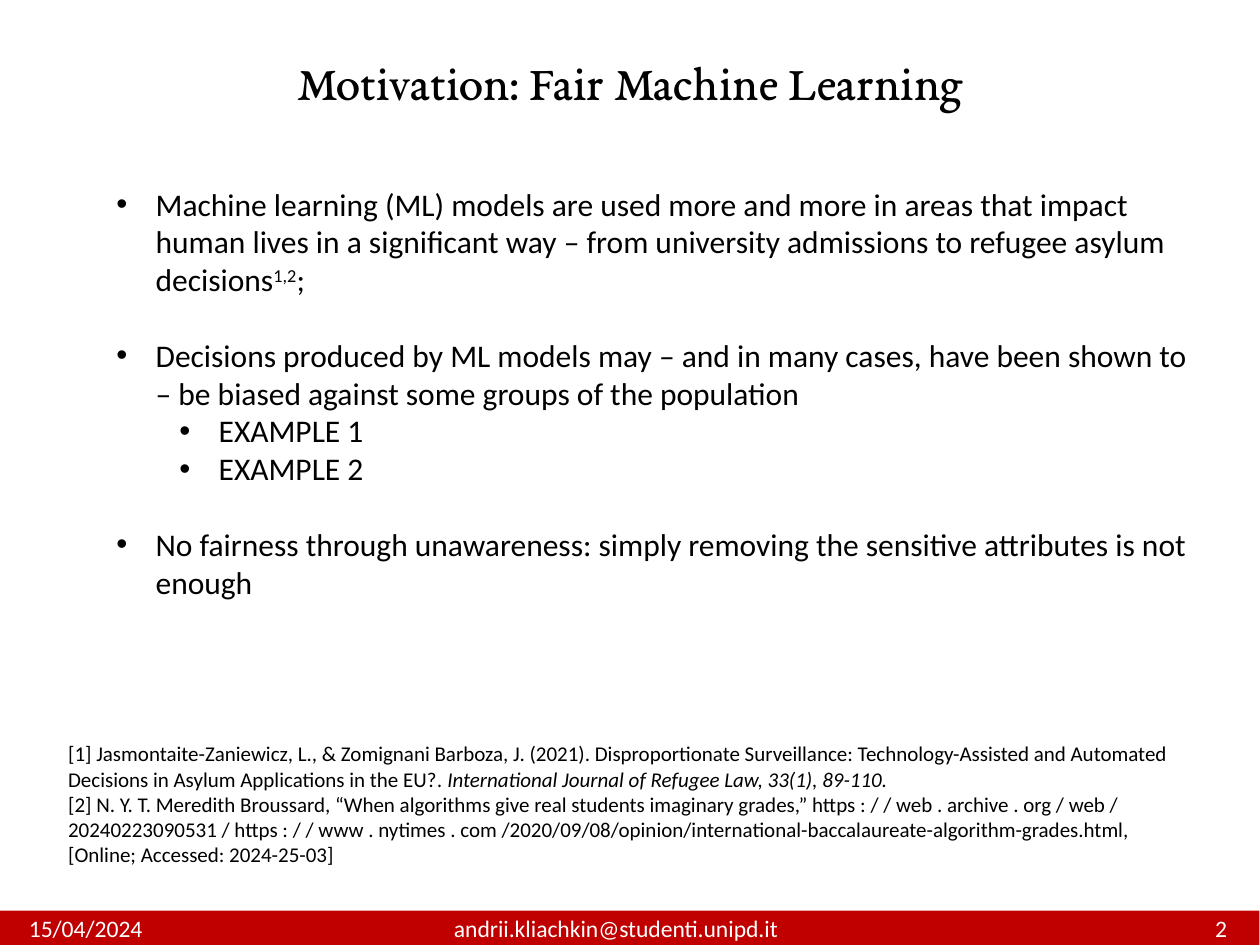
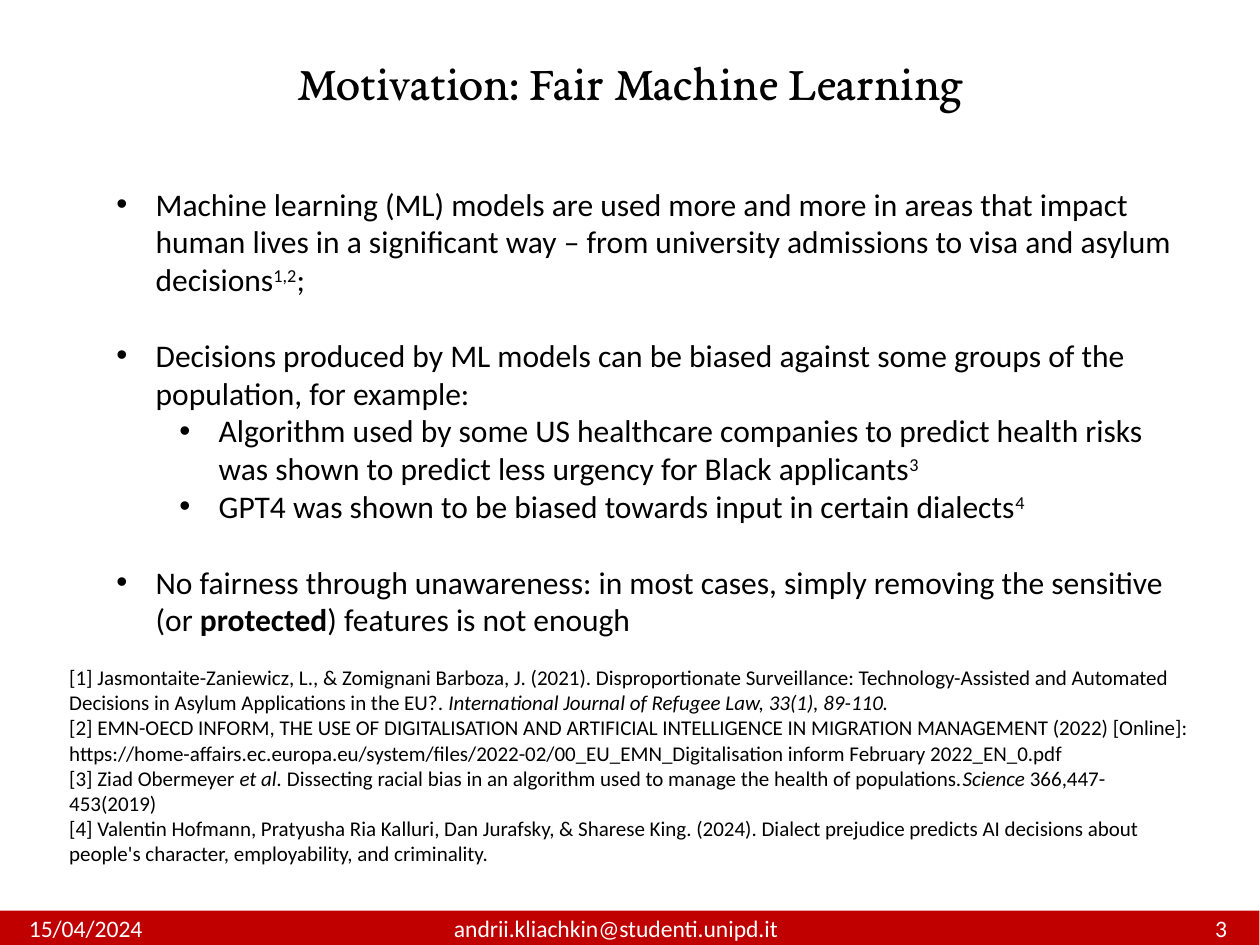
Before and after one commit to andrewklayk/unipd_thesis, a slide deck: slide 4 of AndriiKliachkin.pptx. Drawn at 1260x945 pixels with LibreOffice and Linux fonts; fonts in the diff are those of the drawing. Boxes give left, top, right and bottom in pixels: in the first picture for what was removed or moved away, otherwise in the second. Text is boxed around its words. In the diff, an @@ line names an element or a change of style, - is before the commit and + after.

```diff
--- a/AndriiKliachkin.pptx
+++ b/AndriiKliachkin.pptx
@@ text at (156,193,1171,637): text changed @@
-• Machine learning (ML) models are used more and more in areas that impact human lives in a significant way – from university admissions to refugee asylum decisions1,2;
-• Decisions produced by ML models may – and in many cases, have been shown to – be biased against some groups of the population
-  • EXAMPLE 1
-  • EXAMPLE 2
-• No fairness through unawareness: simply removing the sensitive attributes is not enough
+• Machine learning (ML) models are used more and more in areas that impact human lives in a significant way – from university admissions to visa and asylum decisions1,2;
+• Decisions produced by ML models can be biased against some groups of the population, for example:
+  • Algorithm used by some US healthcare companies to predict health risks was shown to predict less urgency for Black applicants3
+  • GPT4 was shown to be biased towards input in certain dialects4
+• No fairness through unawareness: in most cases, simply removing the sensitive (or protected) features is not enough
@@ text "[1] Jasmontaite-Zaniewicz, L., & Zomignani ...": place and size @@
-text "[1] Jasmontaite-Zaniewicz, L., & Zomignani ..." at (68,746,1167,865)
+text "[1] Jasmontaite-Zaniewicz, L., & Zomignani ..." at (69,670,1187,865)
@@ text at (69,720,1187,865): text changed @@
-[2] N. Y. T. Meredith Broussard, “When algorithms give real students imaginary grades,” https : / / web . archive . org / web / 20240223090531 / https : / / www . nytimes . com /2020/09/08/opinion/international-baccalaureate-algorithm-grades.html, [Online; Accessed: 2024-25-03]
+[2] EMN-OECD INFORM, THE USE OF DIGITALISATION AND ARTIFICIAL INTELLIGENCE IN MIGRATION MANAGEMENT (2022) [Online]: https://home-affairs.ec.europa.eu/system/files/2022-02/00_EU_EMN_Digitalisation inform February 2022_EN_0.pdf
+[3] Ziad Obermeyer et al. Dissecting racial bias in an algorithm used to manage the health of populations.Science 366,447-453(2019)
+[4] Valentin Hofmann, Pratyusha Ria Kalluri, Dan Jurafsky, & Sharese King. (2024). Dialect prejudice predicts AI decisions about people's character, employability, and criminality.
@@ text at (29,920,1227,941): text changed @@
-15/04/2024 andrii.kliachkin@studenti.unipd.it 2
+15/04/2024 andrii.kliachkin@studenti.unipd.it 3
```
Also in this commit, not shown: 20 other slides changed, 7 slides added, 4 slides removed, 9 other files.
